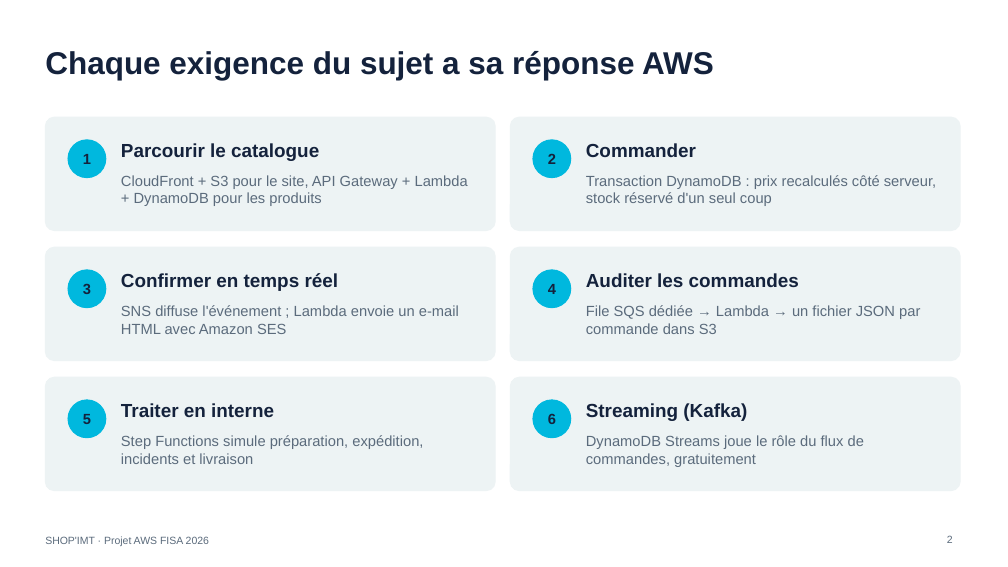
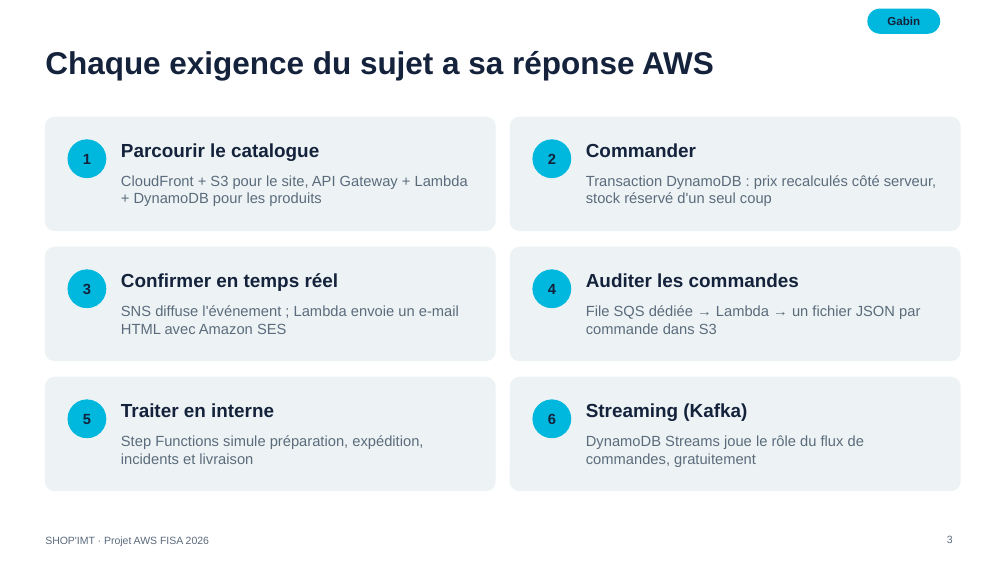
Before and after one commit to louizoom/shop-imt, a slide deck: slide 3 of docs/SHOP-IMT-presentation.pptx (slide 2 before the commit). Drawn at 1008x567 pixels with LibreOffice and Linux fonts; fonts in the diff are those of the drawing. Boxes give left, top, right and bottom in pixels: in the first picture for what was removed or moved away, otherwise in the second. Text is boxed around its words. In the diff, an @@ line names an element or a change of style, - is before the commit and + after.

```diff
--- a/docs/SHOP-IMT-presentation.pptx
+++ b/docs/SHOP-IMT-presentation.pptx
@@ rounded rectangle added at (868, 9, 940, 33), fill #00B8DE, outline #00B8DE 1 pt @@
@@ text added at (887, 16, 920, 25), 11 pt, text #14223C, bold @@
+Gabin
```
Also in this commit, not shown: 6 other slides changed, 4 slides added, 1 slide removed, 1 other file.
